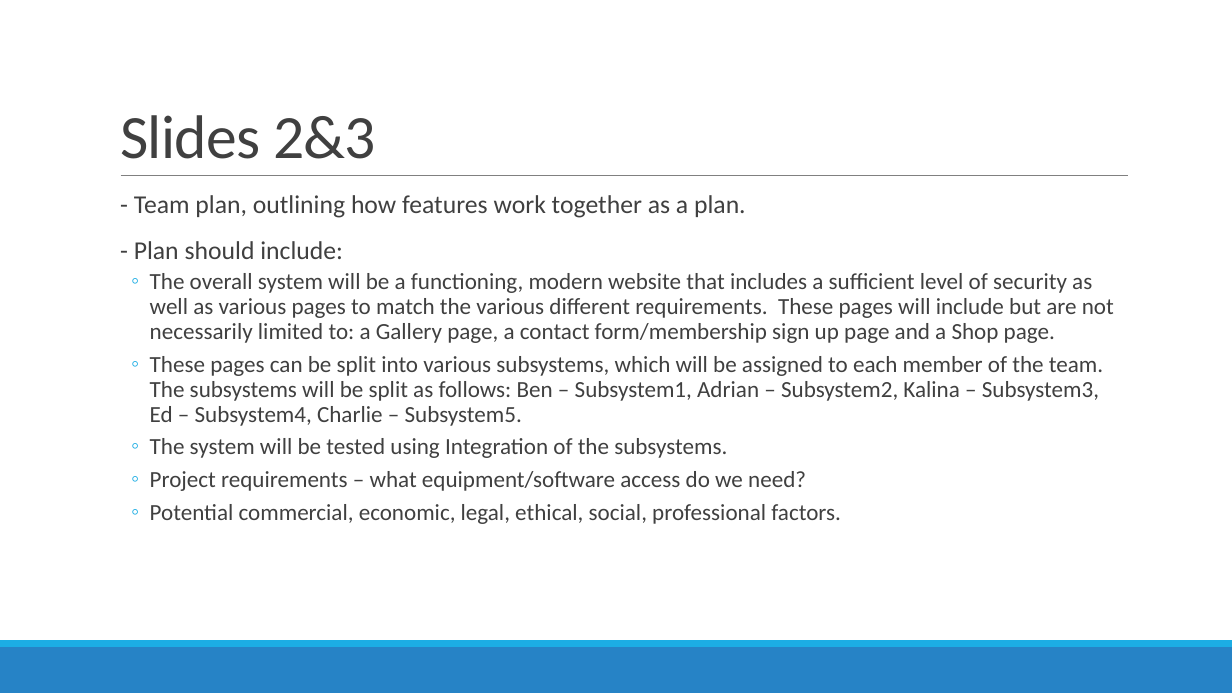
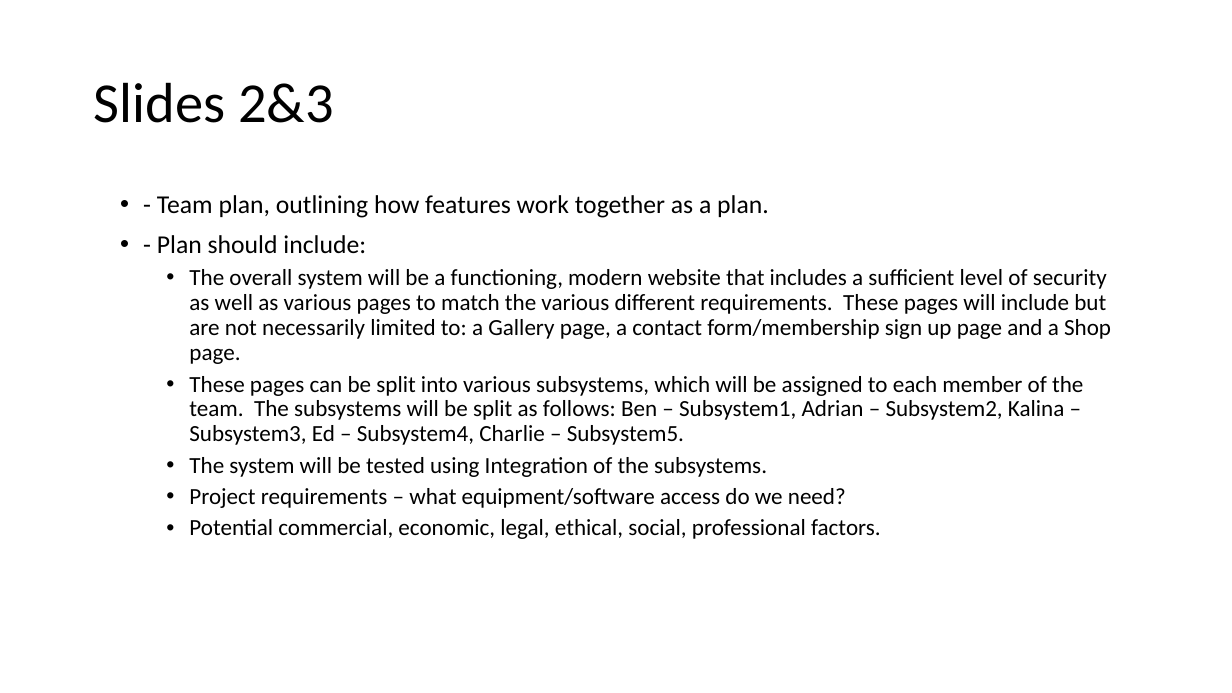
Before and after one commit to benkelly2/KV6002, a slide deck: slide 4 of KV6002_21 TOR Presentation.pptx. Drawn at 1232x693 pixels with LibreOffice and Linux fonts; fonts in the diff are those of the drawing. Boxes give left, top, right and bottom in pixels: in the first picture for what was removed or moved away, otherwise in the second. Text is boxed around its words. In the diff, an @@ line names an element or a change of style, - is before the commit and + after.

```diff
--- a/KV6002_21 TOR Presentation.pptx
+++ b/KV6002_21 TOR Presentation.pptx
@@ title "Slides 2&3": place and size @@
-title "Slides 2&3" at box(120, 115, 376, 159)
+title "Slides 2&3" at box(94, 82, 334, 123)
@@ title "Slides 2&3" at box(94, 82, 334, 123): size 48 to 44 pt, text colour #404040 to #000000, letter spacing -0.5 to 0 pt; line spacing 0.85 to 0.9; vertical alignment bottom to middle @@
@@ line removed from (121, 176) to (1128, 176) @@
@@ text "- Team plan, outlining how ..." at box(157, 195, 1111, 539): text colour #404040 to #000000; bullet   to •; less space between paragraphs; bullet ◦ to • @@
@@ rectangle removed at box(0, 647, 1232, 693) @@
@@ rectangle removed at box(0, 640, 1232, 647) @@
```
Also in this commit, not shown: 15 other slides changed.
